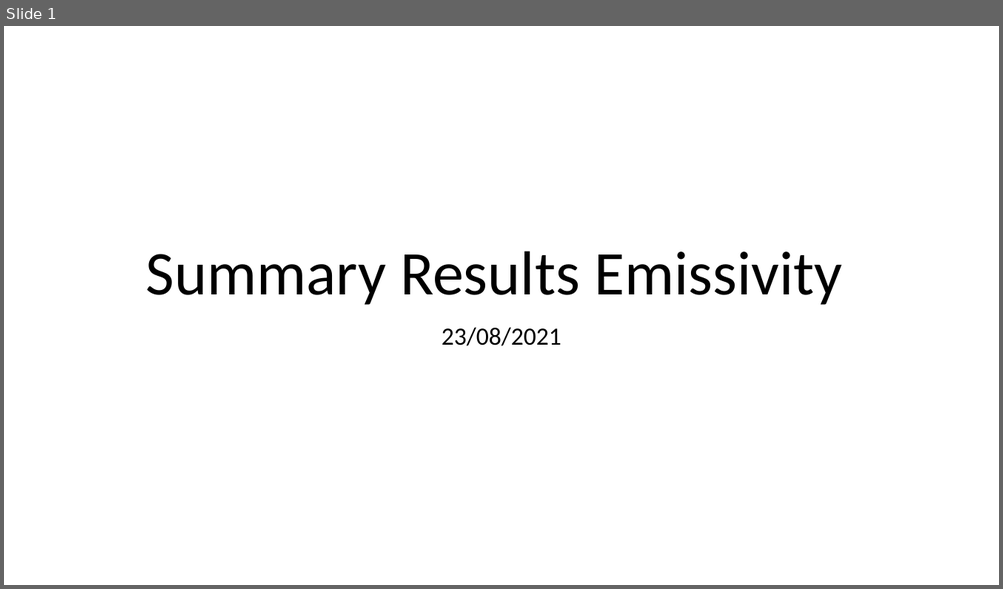
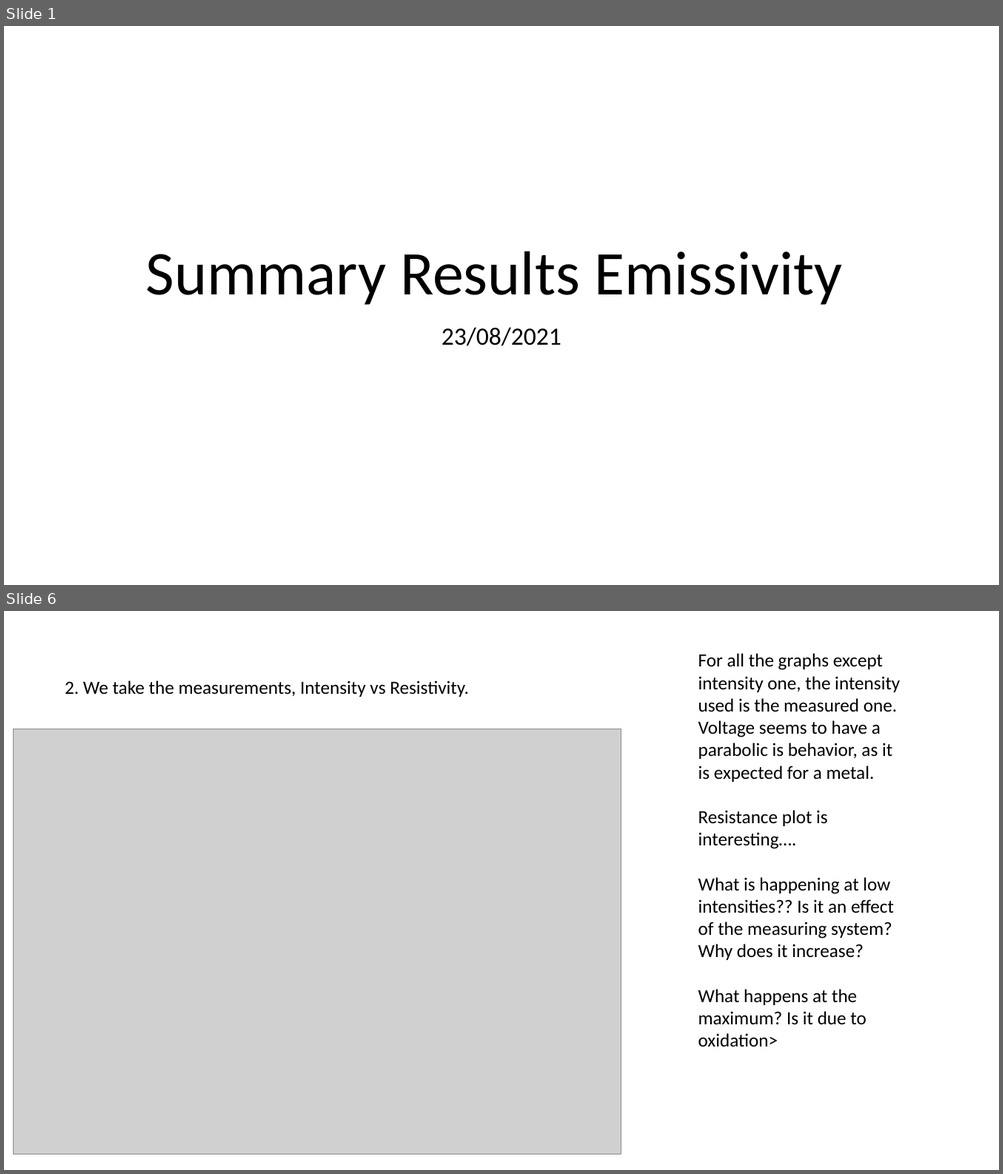
Before and after one commit to navarrof/Emissivity_Stuff, a slide deck: Summary Results Emissivity.pptx. Shown one above the other, each under a label of ours: slide 1 before the commit, slides 1 and 6 after it; the slides between them are not shown. The pictures are 1003x589 and 1003x1174 pixels, drawn with LibreOffice and Linux fonts; fonts in the diff are those of the drawing; grey boxes stand for pictures. Boxes give left, top, right and bottom in pixels: in the first picture for what was removed or moved away, otherwise in the second. Text is boxed around its words. In the diff, an @@ line names an element or a change of style, - is before the commit and + after.

```diff
--- a/Summary Results Emissivity.pptx
+++ b/Summary Results Emissivity.pptx
@@ slide 6 added at (4, 611, 999, 1170), background #FFFFFF @@
@@ text added at (698, 653, 899, 1047), 18 pt, text #000000 @@
+For all the graphs except intensity one, the intensity used is the measured one.
+Voltage seems to have a parabolic is behavior, as it is expected for a metal.
+Resistance plot is interesting….
+What is happening at low intensities?? Is it an effect of the measuring system?
+Why does it increase?
+What happens at the maximum? Is it due to oxidation>
@@ text added at (65, 681, 469, 697), 18 pt, text #000000 @@
+2. We take the measurements, Intensity vs Resistivity.
@@ picture added at (13, 729, 621, 1154) @@
```
Also in this commit, not shown: 2 slides changed, 2 other slides added, 57 other files.
